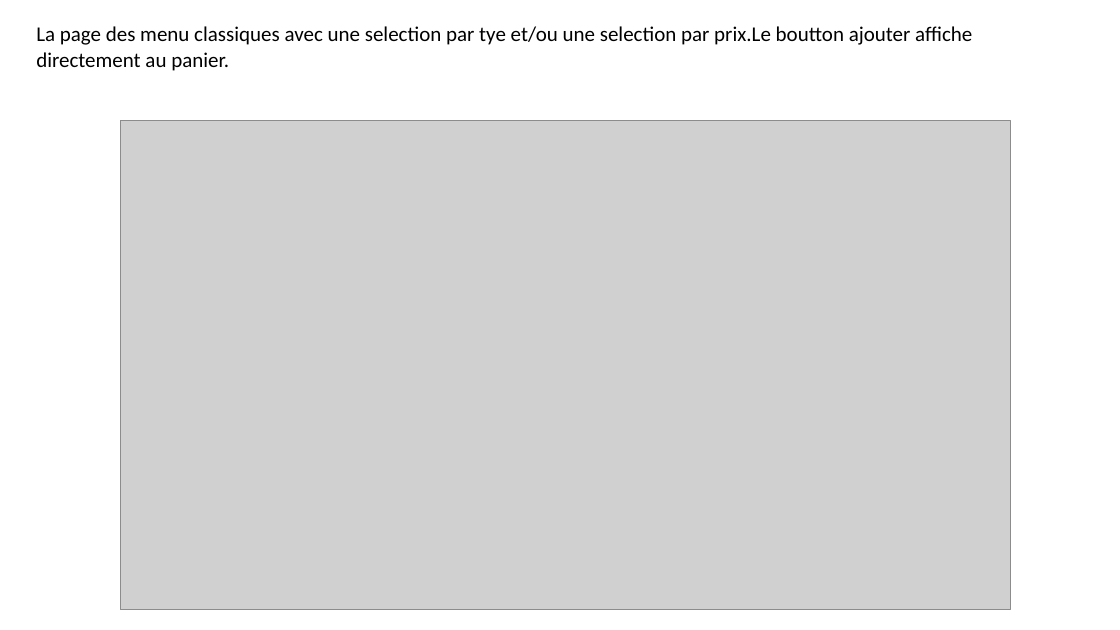
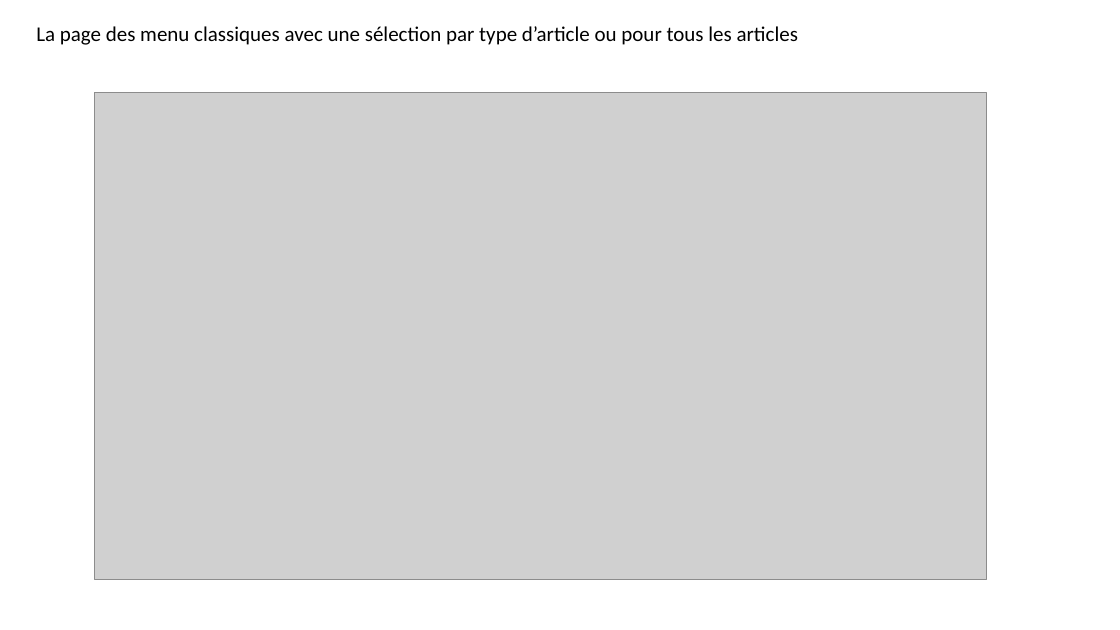
Before and after one commit to projetBertrandLoic/projetWeb, a slide deck: slide 5 of ManuelUtilisateur.pptx (slide 4 before the commit). Drawn at 1120x630 pixels with LibreOffice and Linux fonts; fonts in the diff are those of the drawing; grey boxes stand for pictures. Boxes give left, top, right and bottom in pixels: in the first picture for what was removed or moved away, otherwise in the second. Text is boxed around its words. In the diff, an @@ line names an element or a change of style, - is before the commit and + after.

```diff
--- a/ManuelUtilisateur.pptx
+++ b/ManuelUtilisateur.pptx
@@ text at box(36, 26, 798, 45): text changed @@
-La page des menu classiques avec une selection par tye et/ou une selection par prix.Le boutton ajouter affiche directement au panier.
+La page des menu classiques avec une sélection par type d’article ou pour tous les articles
@@ picture: place and size @@
-picture at box(120, 120, 1010, 610)
+picture at box(94, 92, 986, 579)
```
Also in this commit, not shown: 7 other slides changed, 2 slides added, 1 slide removed, 3 other files.
